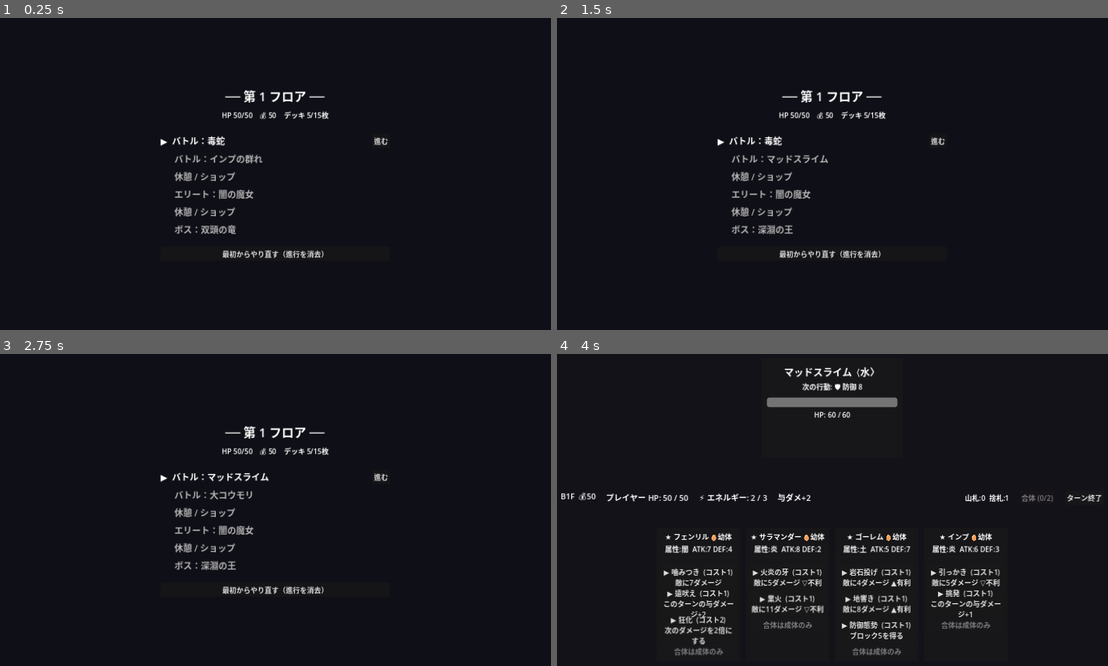
Above: before the commit, frames 1-4 (two rows, left to right).
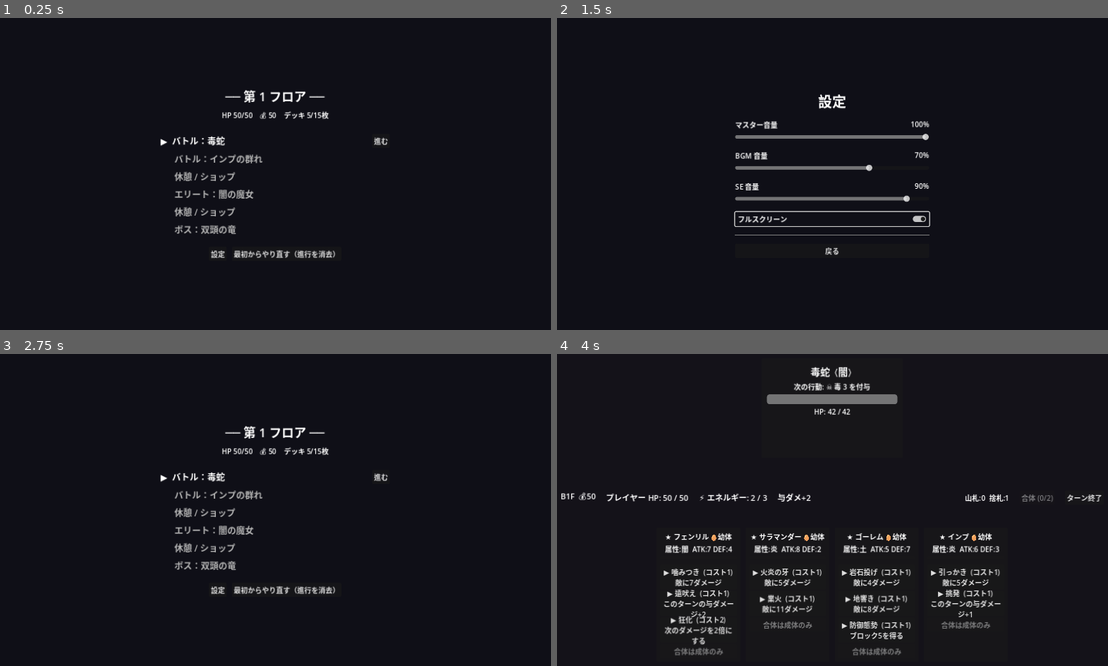
Above: after the commit, the same moments.

Repository: bakery48/mortal-pact
Game: Godot game, scene res://scenes/map/map.tscn
The game is run twice, just before and just after one commit, with the same random seed, the same clock (stepped at 60 frames per second) and the same inputs.
Inputs (mouse positions are in pixels of both pictures, inside the frame that each line leads up to):
- Up to frame 1 (0.25 s): no input
- Up to frame 2 (1.5 s): click (777, 255) at 0.5 s, where only the run after the commit has a clickable "設定"; click (832, 217) at 1.25 s, where only the run after the commit has a clickable "フルスクリーン"
- Up to frame 3 (2.75 s): click (275, 588) at 2 s, where only the run after the commit has a clickable "戻る"
- Up to frame 4 (4 s): click "進む" at 2.75 s; click "▶ 導きの光 (コスト1) このターンの与ダメージ+2" at 3.5 s

The runs differ from the first frame. In frame 1, 0.4% of the frame differs, in the area x 38-61%, y 74-77%; in frame 2, 3.8%, in the area x 29-71%, y 23-77%; in frame 3, 0.8%; in frame 4, 2.2%.

Commit message:
設定画面を追加（音量・フルスクリーン）
- Audio に音量(マスター/BGM/SE)・フルスクリーン設定を追加
  user://settings.json に永続化し、起動時に適用
- SE/BGM/マスターをバス・プレイヤー音量で個別制御
- 設定シーン(settings.tscn/gd)：スライダー＋フルスクリーン切替＋戻る
- マップに「設定」ボタンを追加
- README更新

https://claude.ai/code/session_01SGpNd8xjjtE9S1hYpNHnwi

Diff:
--- a/scenes/map/map.gd
+++ b/scenes/map/map.gd
@@ -46,10 +46,20 @@
 
 	vbox.add_child(HSeparator.new())
 
+	var buttons := HBoxContainer.new()
+	buttons.alignment = BoxContainer.ALIGNMENT_CENTER
+	buttons.add_theme_constant_override("separation", 12)
+	vbox.add_child(buttons)
+
+	var settings := Button.new()
+	settings.text = "設定"
+	settings.pressed.connect(func(): get_tree().change_scene_to_file(Run.SCENE_SETTINGS))
+	buttons.add_child(settings)
+
 	var restart := Button.new()
 	restart.text = "最初からやり直す（進行を消去）"
 	restart.pressed.connect(_on_restart)
-	vbox.add_child(restart)
+	buttons.add_child(restart)
 
 func _on_restart() -> void:
 	Run.delete_save()
--- /dev/null
+++ b/scenes/ui/settings.gd
@@ -0,0 +1,93 @@
+extends Control
+
+## 設定画面。音量（マスター/BGM/SE）とフルスクリーンを調整し、
+## Audio シングルトン経由で即時反映＆ user://settings.json に保存する。
+
+func _ready() -> void:
+	_build_ui()
+
+func _build_ui() -> void:
+	set_anchors_and_offsets_preset(Control.PRESET_FULL_RECT)
+
+	var bg := ColorRect.new()
+	bg.color = Color(0.06, 0.06, 0.09)
+	bg.set_anchors_and_offsets_preset(Control.PRESET_FULL_RECT)
+	add_child(bg)
+
+	var center := CenterContainer.new()
+	center.set_anchors_and_offsets_preset(Control.PRESET_FULL_RECT)
+	add_child(center)
+
+	var vbox := VBoxContainer.new()
+	vbox.add_theme_constant_override("separation", 18)
+	vbox.custom_minimum_size = Vector2(440, 0)
+	center.add_child(vbox)
+
+	var title := Label.new()
+	title.text = "設定"
+	title.horizontal_alignment = HORIZONTAL_ALIGNMENT_CENTER
+	title.add_theme_font_size_override("font_size", 32)
+	vbox.add_child(title)
+
+	_add_slider(vbox, "マスター音量", Audio.master_volume, _on_master_changed)
+	_add_slider(vbox, "BGM 音量", Audio.bgm_volume, _on_bgm_changed)
+	_add_slider(vbox, "SE 音量", Audio.se_volume, _on_se_changed)
+
+	var fs := CheckButton.new()
+	fs.text = "フルスクリーン"
+	fs.button_pressed = Audio.fullscreen
+	fs.toggled.connect(_on_fullscreen_toggled)
+	vbox.add_child(fs)
+
+	vbox.add_child(HSeparator.new())
+
+	var back := Button.new()
+	back.text = "戻る"
+	back.pressed.connect(_on_back)
+	vbox.add_child(back)
+
+func _add_slider(parent: VBoxContainer, label_text: String, value: float, on_change: Callable) -> void:
+	var row := VBoxContainer.new()
+	parent.add_child(row)
+
+	var head := HBoxContainer.new()
+	row.add_child(head)
+	var name_label := Label.new()
+	name_label.text = label_text
+	name_label.size_flags_horizontal = Control.SIZE_EXPAND_FILL
+	head.add_child(name_label)
+	var value_label := Label.new()
+	value_label.text = "%d%%" % roundi(value * 100.0)
+	head.add_child(value_label)
+
+	var slider := HSlider.new()
+	slider.min_value = 0.0
+	slider.max_value = 1.0
+	slider.step = 0.05
+	slider.value = value
+	slider.custom_minimum_size = Vector2(0, 24)
+	slider.set_meta("value_label", value_label)
+	slider.set_meta("on_change", on_change)
+	slider.value_changed.connect(_on_slider_changed.bind(slider))
+	row.add_child(slider)
+
+func _on_slider_changed(v: float, slider: HSlider) -> void:
+	(slider.get_meta("value_label") as Label).text = "%d%%" % roundi(v * 100.0)
+	(slider.get_meta("on_change") as Callable).call(v)
+
+func _on_master_changed(v: float) -> void:
+	Audio.set_master_volume(v)
+
+func _on_bgm_changed(v: float) -> void:
+	Audio.set_bgm_volume(v)
+
+func _on_se_changed(v: float) -> void:
+	Audio.set_se_volume(v)
+	Audio.play_se("select") # 音量確認用に鳴らす
+
+func _on_fullscreen_toggled(on: bool) -> void:
+	Audio.set_fullscreen(on)
+
+func _on_back() -> void:
+	Audio.play_se("select")
+	get_tree().change_scene_to_file(Run.SCENE_MAP)
--- /dev/null
+++ b/scenes/ui/settings.tscn
@@ -0,0 +1,12 @@
+[gd_scene load_steps=2 format=3 uid="uid://b0mortalpactsettings"]
+
+[ext_resource type="Script" path="res://scenes/ui/settings.gd" id="1_settings"]
+
+[node name="Settings" type="Control"]
+layout_mode = 3
+anchors_preset = 15
+anchor_right = 1.0
+anchor_bottom = 1.0
+grow_horizontal = 2
+grow_vertical = 2
+script = ExtResource("1_settings")
--- a/scripts/audio_manager.gd
+++ b/scripts/audio_manager.gd
@@ -19,12 +19,19 @@
 }
 
 const POOL_SIZE := 8
+const SETTINGS_PATH := "user://settings.json"
 
 var _cache := {}                      # name -> AudioStreamWAV
 var _players: Array[AudioStreamPlayer] = []
 var _next_player := 0
 var _bgm_player: AudioStreamPlayer
 var _current_bgm := ""
+
+# 設定値（0.0〜1.0）。settings.json に永続化。
+var master_volume := 1.0
+var bgm_volume := 0.7
+var se_volume := 0.9
+var fullscreen := false
 
 func _ready() -> void:
 	# SE 用のプレイヤープール。
@@ -36,20 +43,76 @@
 	# BGM 用プレイヤー。
 	_bgm_player = AudioStreamPlayer.new()
 	_bgm_player.bus = "Master"
-	_bgm_player.volume_db = -12.0
 	add_child(_bgm_player)
 	# SE を事前生成。
 	for se_name in SE_DEFS:
 		var d: Dictionary = SE_DEFS[se_name]
 		_cache[se_name] = _make_tone(d["freq"], d["dur"], d["vol"], d["square"])
+	load_settings()
+	_apply_settings()
 
 func play_se(se_name: String) -> void:
 	if not _cache.has(se_name):
 		return
 	var player := _players[_next_player]
 	_next_player = (_next_player + 1) % _players.size()
+	player.volume_db = _to_db(se_volume)
 	player.stream = _cache[se_name]
 	player.play()
+
+# --- 設定（音量・フルスクリーン）-------------------------------------------
+
+## 線形音量(0-1)を dB へ。0は実質ミュート。
+func _to_db(v: float) -> float:
+	return -80.0 if v <= 0.001 else linear_to_db(v)
+
+func _apply_settings() -> void:
+	AudioServer.set_bus_volume_db(0, _to_db(master_volume)) # マスターバス(0)
+	_bgm_player.volume_db = _to_db(bgm_volume)
+	var mode := DisplayServer.WINDOW_MODE_FULLSCREEN if fullscreen else DisplayServer.WINDOW_MODE_WINDOWED
+	DisplayServer.window_set_mode(mode)
+
+func set_master_volume(v: float) -> void:
+	master_volume = clampf(v, 0.0, 1.0)
+	AudioServer.set_bus_volume_db(0, _to_db(master_volume))
+	save_settings()
+
+func set_bgm_volume(v: float) -> void:
+	bgm_volume = clampf(v, 0.0, 1.0)
+	_bgm_player.volume_db = _to_db(bgm_volume)
+	save_settings()
+
+func set_se_volume(v: float) -> void:
+	se_volume = clampf(v, 0.0, 1.0)
+	save_settings()
+
+func set_fullscreen(value: bool) -> void:
+	fullscreen = value
+	var mode := DisplayServer.WINDOW_MODE_FULLSCREEN if fullscreen else DisplayServer.WINDOW_MODE_WINDOWED
+	DisplayServer.window_set_mode(mode)
+	save_settings()
+
+func load_settings() -> void:
+	if not FileAccess.file_exists(SETTINGS_PATH):
+		return
+	var file := FileAccess.open(SETTINGS_PATH, FileAccess.READ)
+	if file == null:
+		return
+	var parsed: Variant = JSON.parse_string(file.get_as_text())
+	file.close()
+	if typeof(parsed) != TYPE_DICTIONARY:
+		return
+	master_volume = clampf(float(parsed.get("master", master_volume)), 0.0, 1.0)
+	bgm_volume = clampf(float(parsed.get("bgm", bgm_volume)), 0.0, 1.0)
+	se_volume = clampf(float(parsed.get("se", se_volume)), 0.0, 1.0)
+	fullscreen = bool(parsed.get("fullscreen", fullscreen))
+
+func save_settings() -> void:
+	var data := {"master": master_volume, "bgm": bgm_volume, "se": se_volume, "fullscreen": fullscreen}
+	var file := FileAccess.open(SETTINGS_PATH, FileAccess.WRITE)
+	if file != null:
+		file.store_string(JSON.stringify(data, "\t"))
+		file.close()
 
 ## BGM を再生（同じ曲なら何もしない）。ファイルが無ければ無音。
 func play_bgm(path: String) -> void:
--- a/scripts/run_state.gd
+++ b/scripts/run_state.gd
@@ -15,6 +15,7 @@
 const SCENE_REWARD := "res://scenes/ui/reward.tscn"
 const SCENE_SHOP := "res://scenes/ui/shop.tscn"
 const SCENE_RESULT := "res://scenes/ui/result.tscn"
+const SCENE_SETTINGS := "res://scenes/ui/settings.tscn"
 
 const SAVE_PATH := "user://savegame.json"
 const SAVE_VERSION := 1
Not shown, changed: README.md
